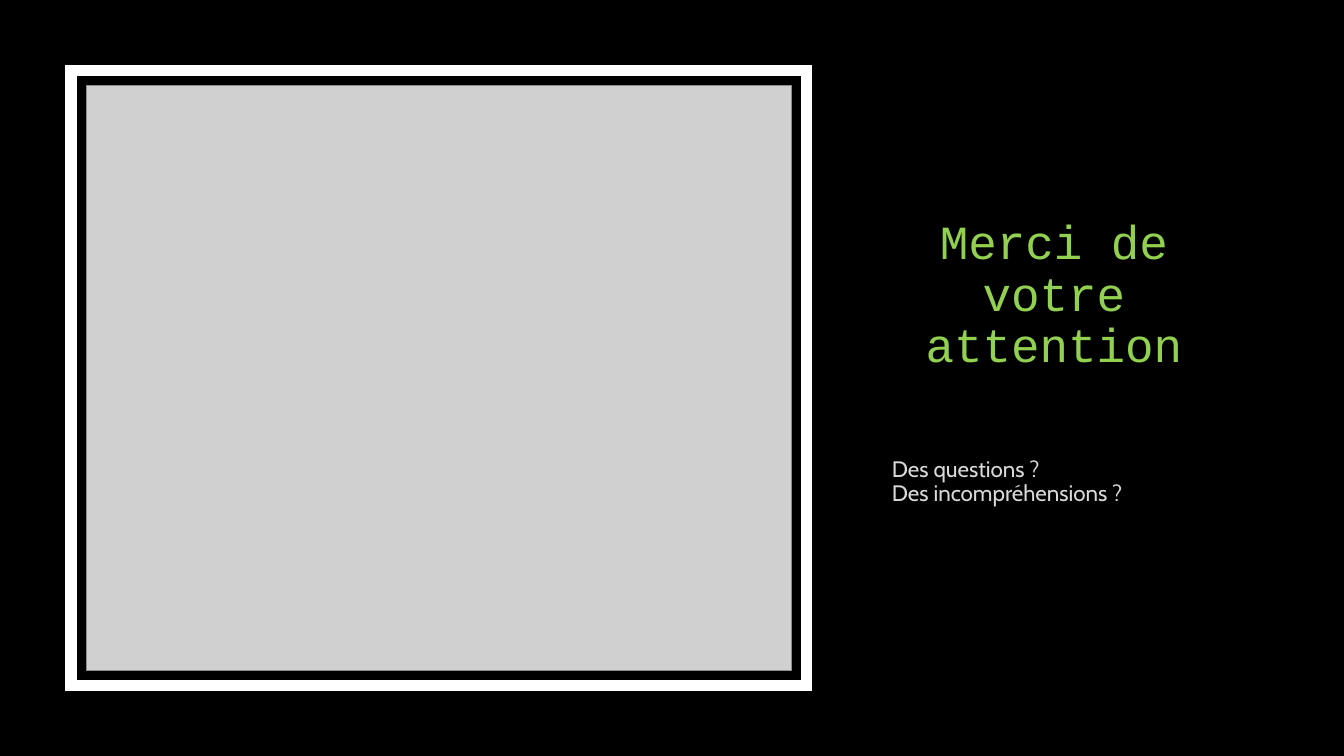
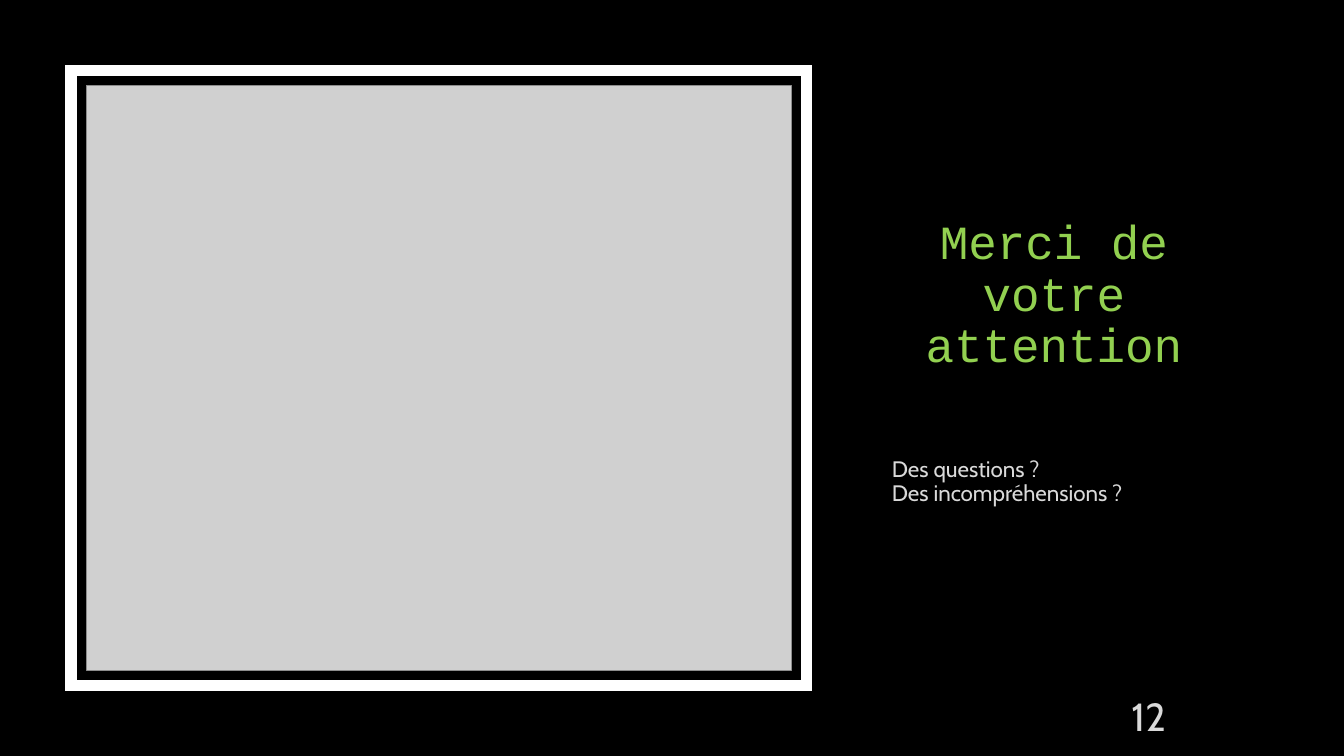
Before and after one commit to hacyrakcorp/checkpoint, a slide deck: slide 14 of présentation/oral.pptx. Drawn at 1344x756 pixels with LibreOffice and Linux fonts; fonts in the diff are those of the drawing; grey boxes stand for pictures. Boxes give left, top, right and bottom in pixels: in the first picture for what was removed or moved away, otherwise in the second. Text is boxed around its words. In the diff, an @@ line names an element or a change of style, - is before the commit and + after.

```diff
--- a/présentation/oral.pptx
+++ b/présentation/oral.pptx
@@ text added at [1131, 703, 1165, 731], 28 pt, text #D9D9D9 @@
+12
```
Also in this commit, not shown: 12 other slides changed.
